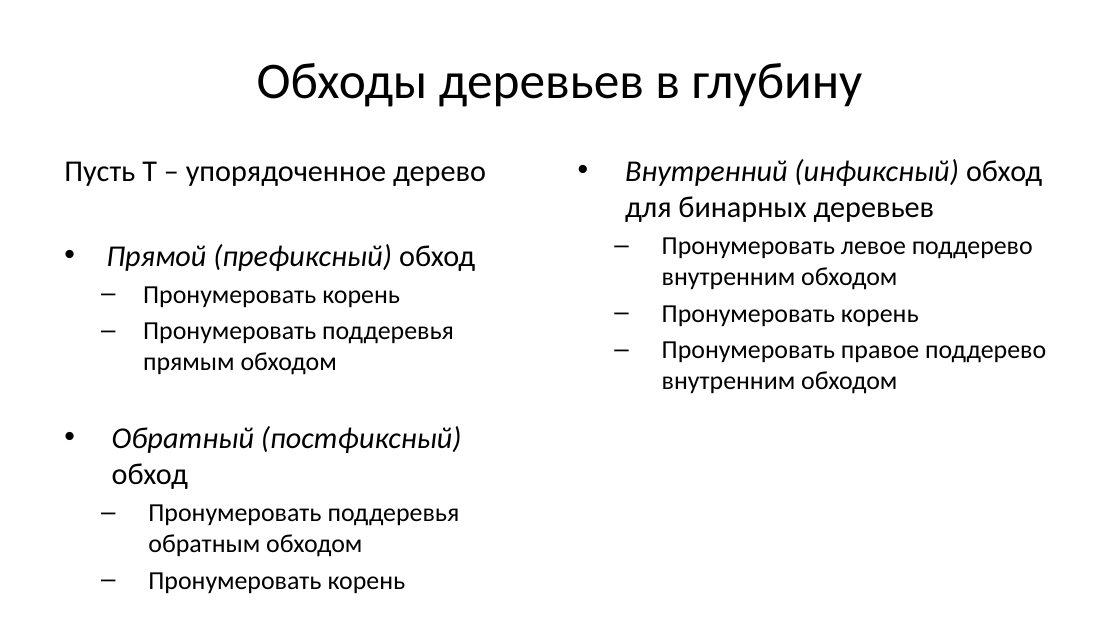
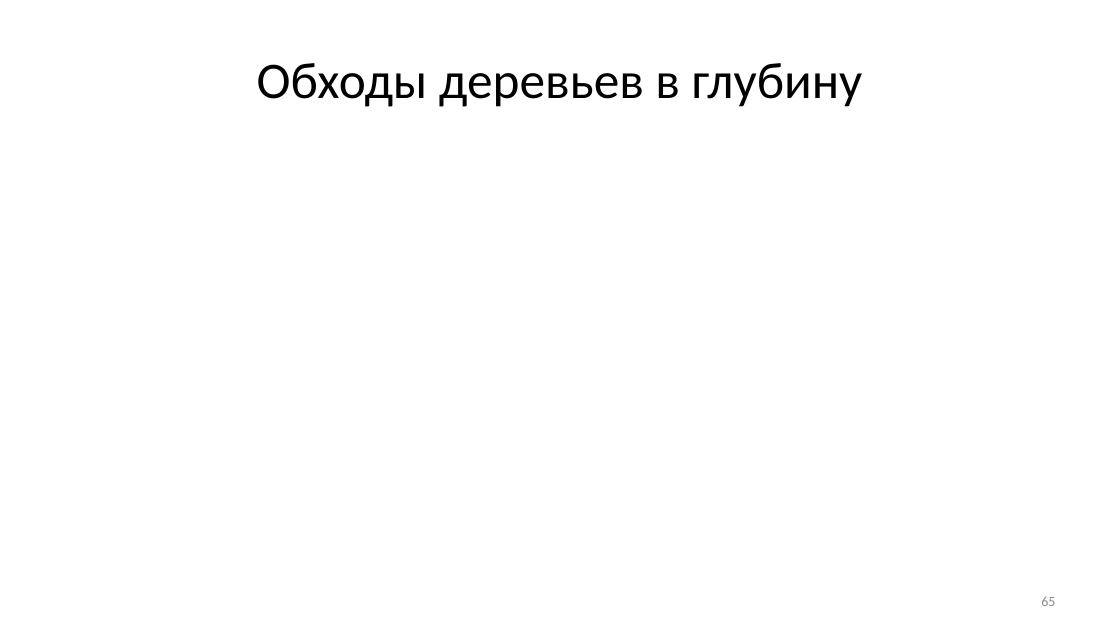
Before and after one commit to Evgueni-Petrov-aka-espetrov/Algorithms-and-Programming-in-C-pptx, a slide deck: slide 65 of 11 Деревья.pptx (slide 10 before the commit). Drawn at 1120x630 pixels with LibreOffice and Linux fonts; fonts in the diff are those of the drawing. Boxes give left, top, right and bottom in pixels: in the first picture for what was removed or moved away, otherwise in the second. Text is boxed around its words. In the diff, an @@ line names an element or a change of style, - is before the commit and + after.

```diff
--- a/11 Деревья.pptx
+++ b/11 Деревья.pptx
@@ text removed at <box>64,161,486,557</box> @@
-Пусть T – упорядоченное дерево
-• Прямой (префиксный) обход
-  – Пронумеровать корень
-  – Пронумеровать поддеревья прямым обходом
-• Обратный (постфиксный) обход
-  – Пронумеровать поддеревья обратным обходом
-  – Пронумеровать корень
@@ text removed at <box>625,159,1046,394</box> @@
-• Внутренний (инфиксный) обход для бинарных деревьев
-  – Пронумеровать левое поддерево внутренним обходом
-  – Пронумеровать корень
-  – Пронумеровать правое поддерево внутренним обходом
@@ page number added at <box>1041,597,1055,606</box>, 12 pt, text #8C8C8C @@
+65
```
Also in this commit, not shown: 34 other slides changed, 201 slides added, 1 slide removed.
